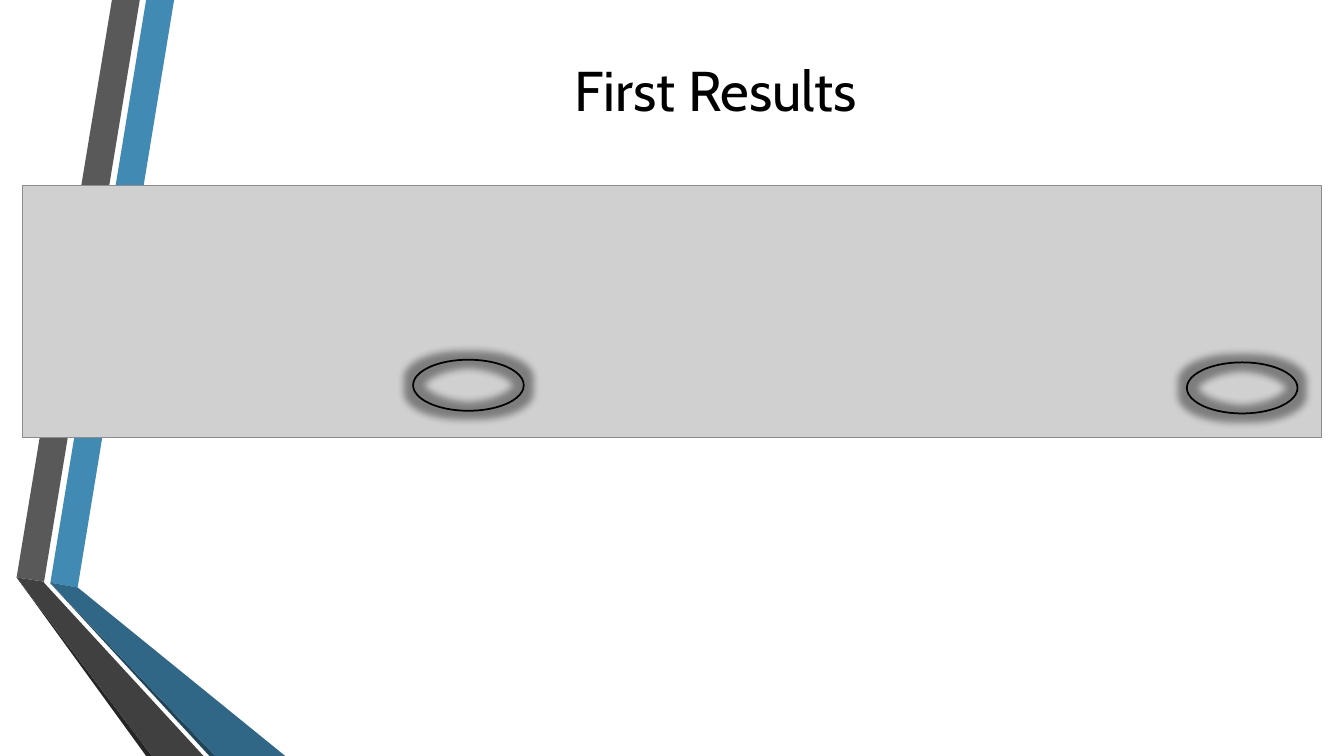
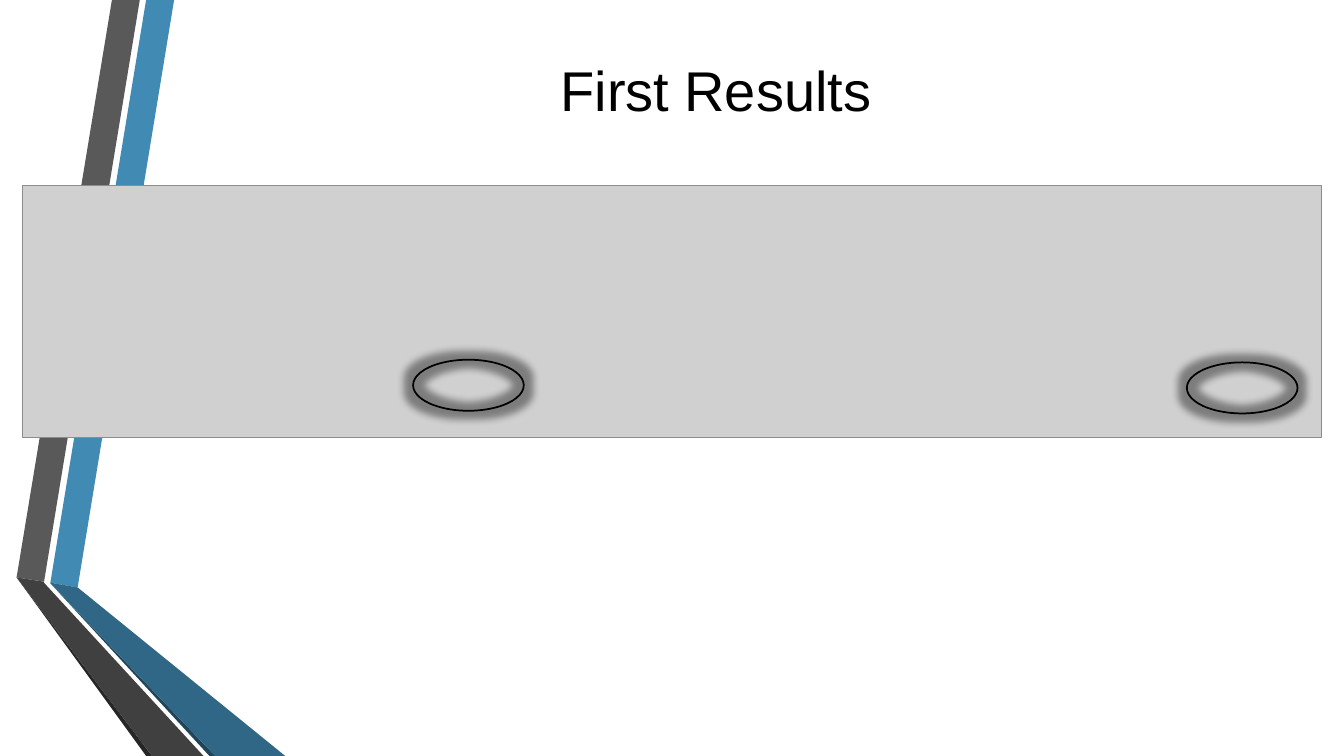
Before and after one commit to may-tal/nlpProject, a slide deck: slide 9 of CyberBullying.pptx. Drawn at 1344x756 pixels with LibreOffice and Linux fonts; fonts in the diff are those of the drawing; grey boxes stand for pictures; background and template pictures are left out. Boxes give left, top, right and bottom in pixels: in the first picture for what was removed or moved away, otherwise in the second. Text is boxed around its words. In the diff, an @@ line names an element or a change of style, - is before the commit and + after.

```diff
--- a/CyberBullying.pptx
+++ b/CyberBullying.pptx
@@ title "First Results" at <box>560,70,872,112</box>: font Cabin to Arial @@
```
Also in this commit, not shown: 8 other slides changed, 4 slides added, 3 slides removed.
